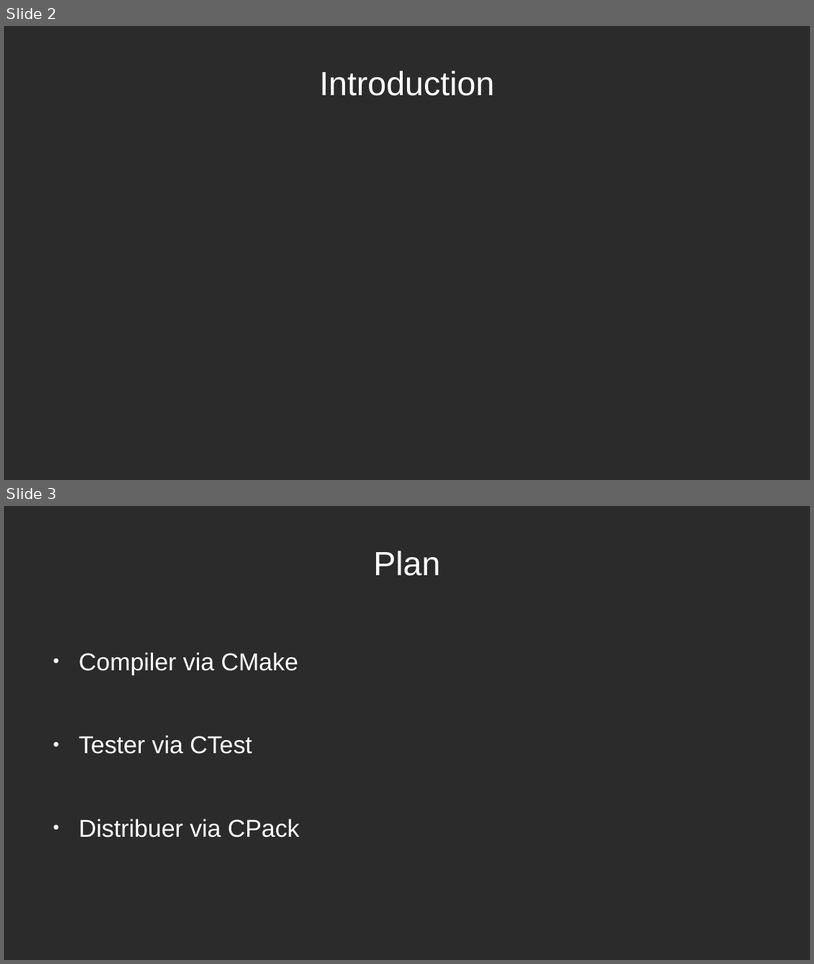
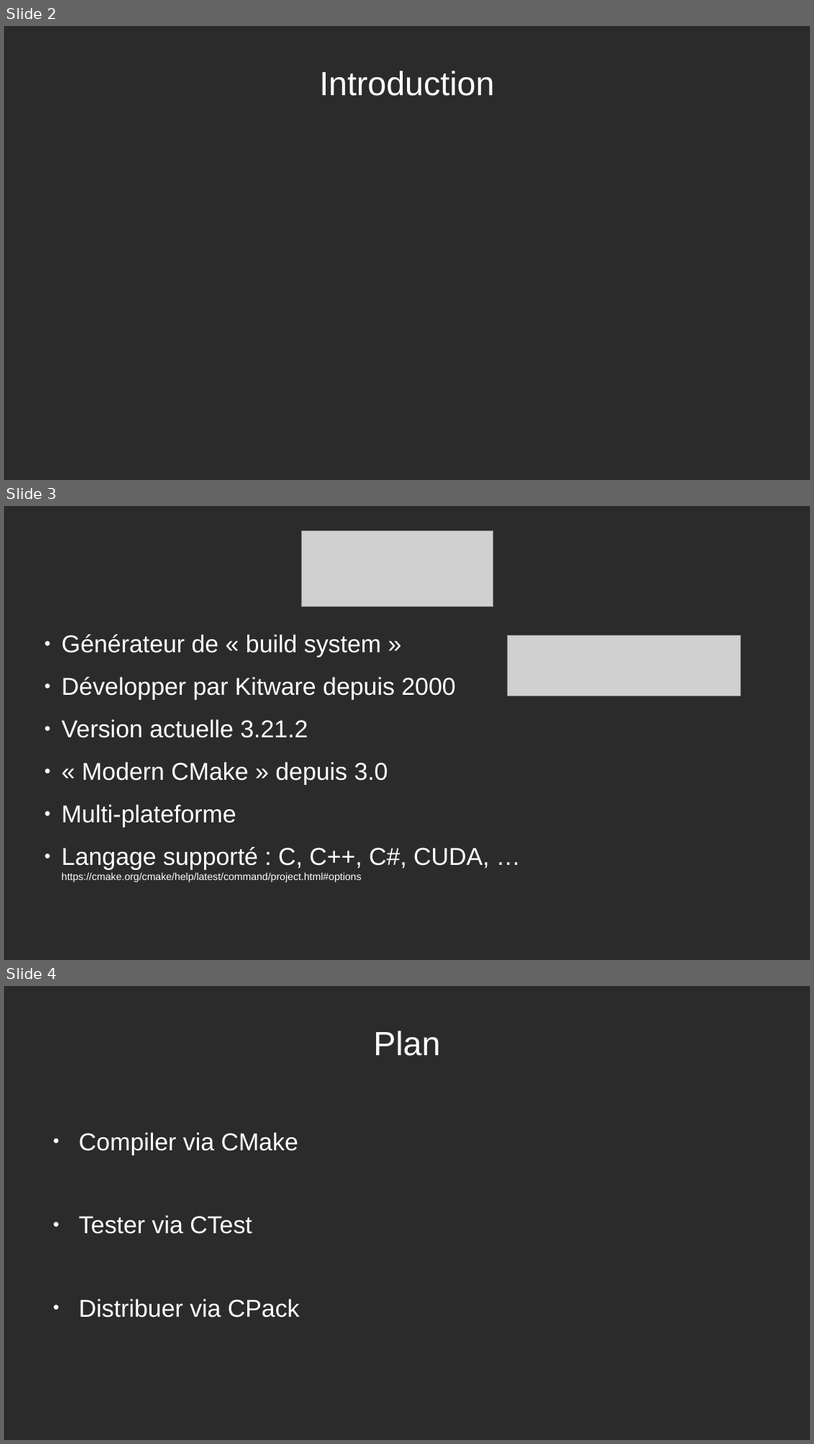
Before and after one commit to joeBlinx/Presentation_CMake, a slide deck: Presentation_CMake.odp. Shown one above the other, each under a label of ours: slides 2 and 3 before the commit, slides 2, 3 and 4 after it. The pictures are 814x964 and 814x1444 pixels, drawn with LibreOffice and Linux fonts; fonts in the diff are those of the drawing; grey boxes stand for pictures; background and template pictures are left out; a plain dark background stands for a picture behind light text. Boxes give left, top, right and bottom in pixels: in the first picture for what was removed or moved away, otherwise in the second. Text is boxed around its words. In the diff, an @@ line names an element or a change of style, - is before the commit and + after.

```diff
--- a/Presentation_CMake.odp
+++ b/Presentation_CMake.odp
@@ slide 3 added at [4,506,810,960], background picture (left out) @@
@@ picture added at [302,531,494,607] @@
@@ subtitle added at [62,634,489,882], 24 pt, text #FFFFFF @@
+● Générateur de « build system »
+● Développer par Kitware depuis 2000
+● Version actuelle 3.21.2
+● « Modern CMake » depuis 3.0
+● Multi-plateforme
+● Langage supporté : C, C++, C#, CUDA, …
+  https://cmake.org/cmake/help/latest/command/project.html#options
@@ picture added at [508,636,741,695] @@
@@ what was slide 3 is now slide 4 @@
```
Also in this commit, not shown: 2 other slides added, 16 slides removed.
